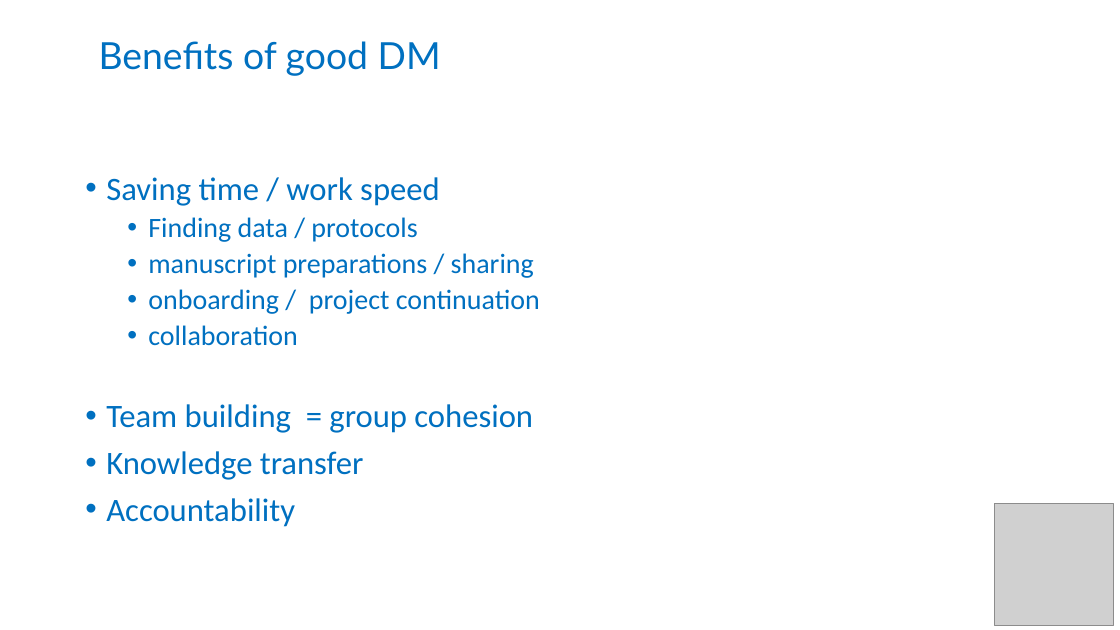
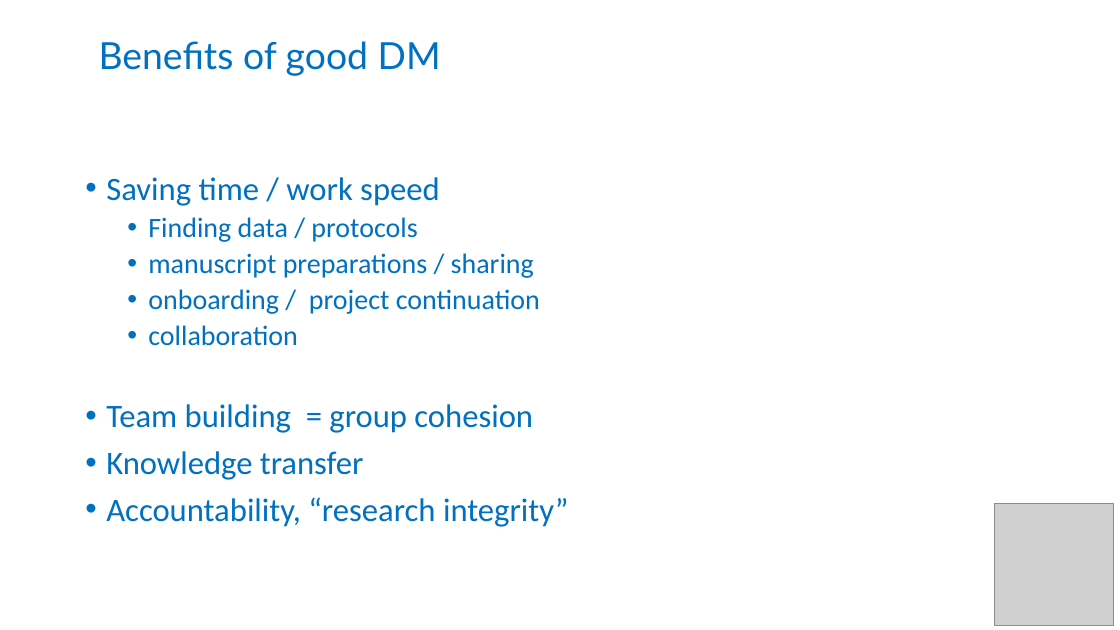
Before and after one commit to carpentries-incubator/fair-for-leaders, a slide deck: slide 6 of instructors/06-Wrapping_up.pptx. Drawn at 1120x630 pixels with LibreOffice and Linux fonts; fonts in the diff are those of the drawing; grey boxes stand for pictures. Boxes give left, top, right and bottom in pixels: in the first picture for what was removed or moved away, otherwise in the second. Text is boxed around its words. In the diff, an @@ line names an element or a change of style, - is before the commit and + after.

```diff
--- a/instructors/06-Wrapping_up.pptx
+++ b/instructors/06-Wrapping_up.pptx
@@ text at (106, 497, 569, 527): text changed @@
-• Accountability
+• Accountability, “research integrity”
```
Also in this commit, not shown: 2 other slides changed, 4 other files.
